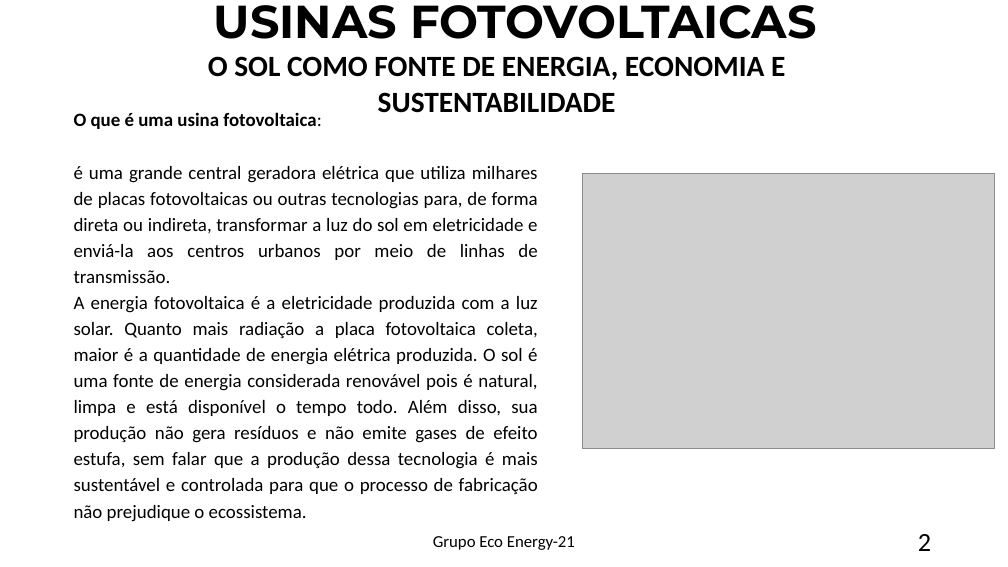
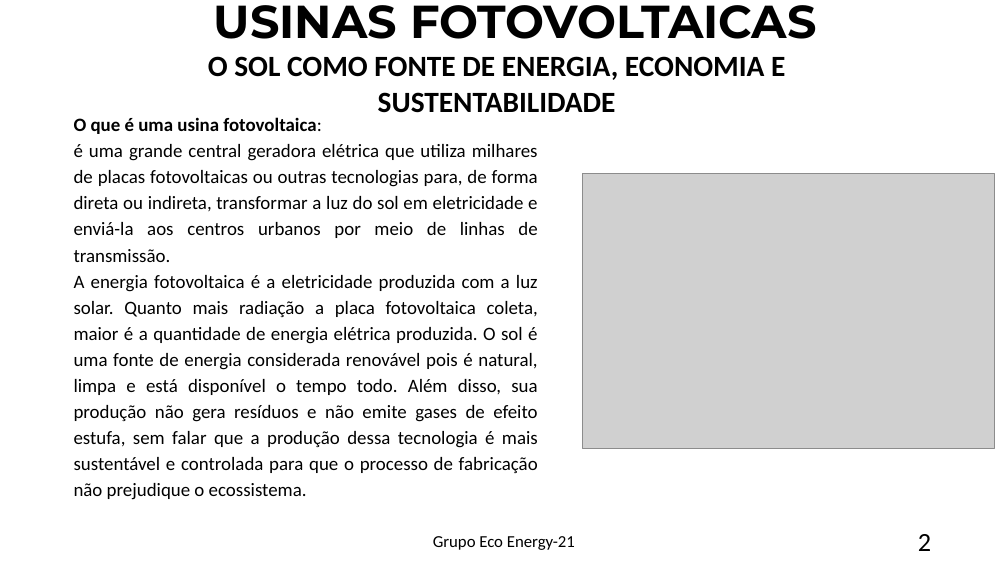
Before and after one commit to sudariogoncalves/ECO-Energy-21-, a slide deck: slide 2 of Projeto Eco-Energy 21.pptx. Drawn at 1008x567 pixels with LibreOffice and Linux fonts; fonts in the diff are those of the drawing; grey boxes stand for pictures. Boxes give left, top, right and bottom in pixels: in the first picture for what was removed or moved away, otherwise in the second. Text is boxed around its words. In the diff, an @@ line names an element or a change of style, - is before the commit and + after.

```diff
--- a/Projeto Eco-Energy 21.pptx
+++ b/Projeto Eco-Energy 21.pptx
@@ text "O que é uma usina ..." rewrapped from <box>74,112,538,522</box> to <box>74,117,538,500</box> @@
```
Also in this commit, not shown: 6 other slides changed, 2 slides added, 1 slide removed.
